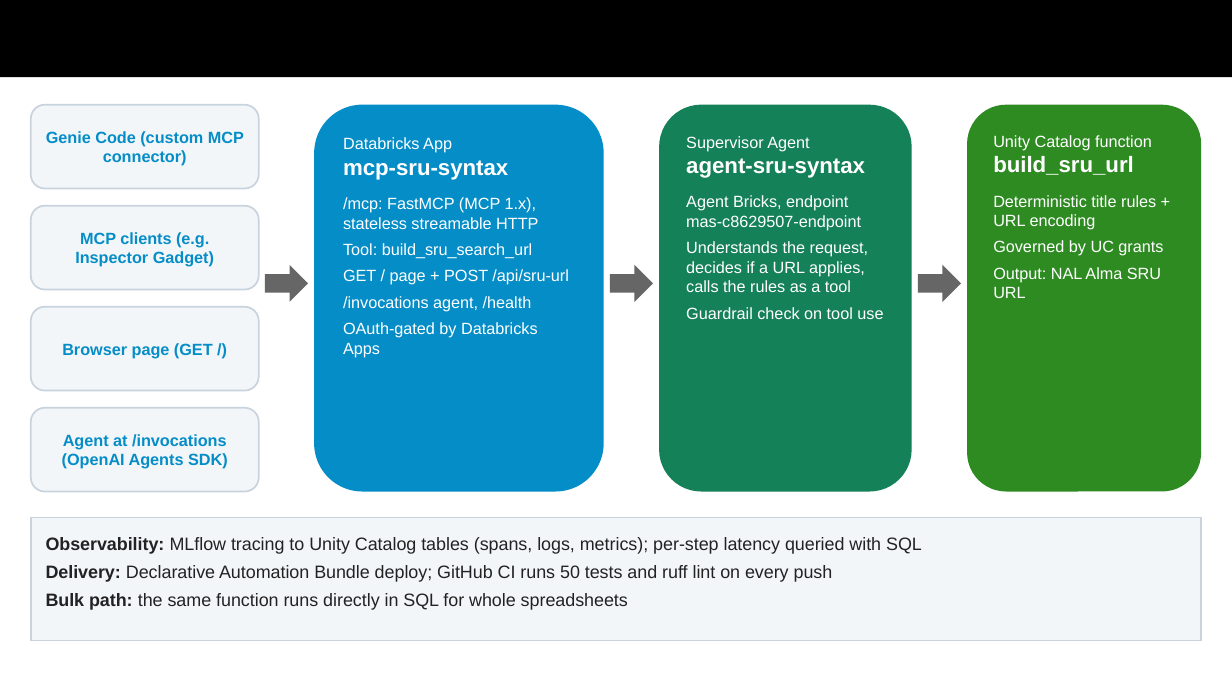
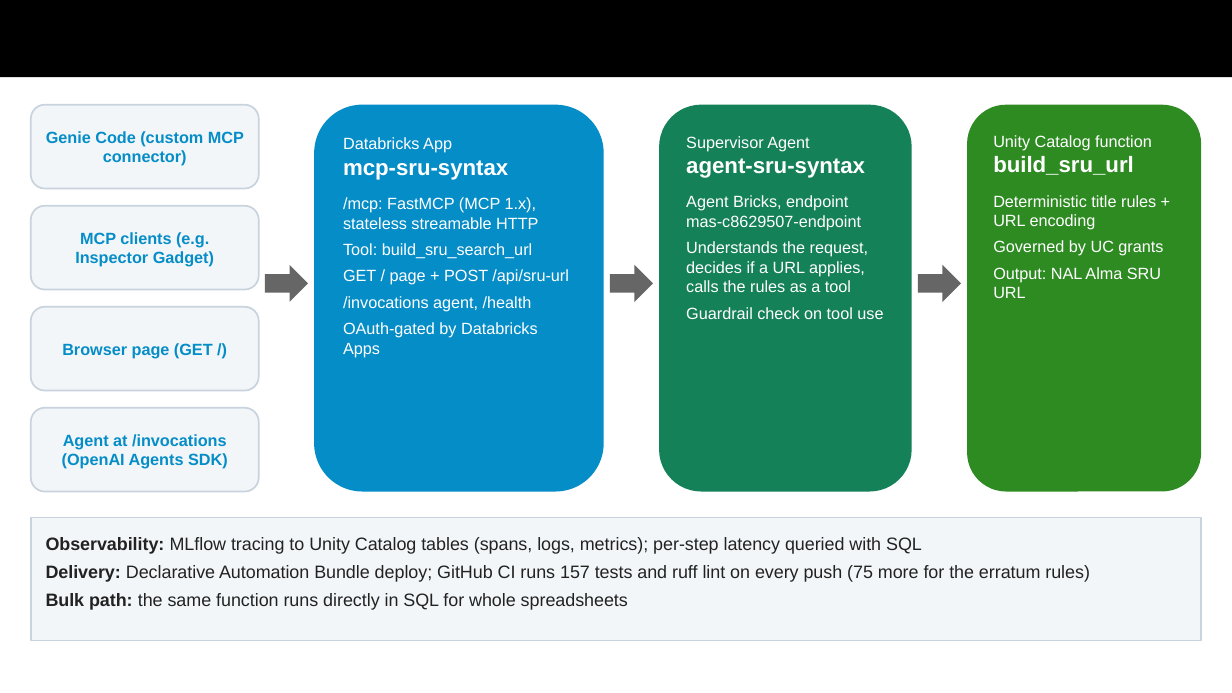
Before and after one commit to AmandaZXu-USDA/mcp-hackathon-demo-sru, a slide deck: slide 5 of submission/GSA-MCP-Hackathon-mcp-sru-syntax.pptx (slide 4 before the commit). Drawn at 1232x693 pixels with LibreOffice and Linux fonts; fonts in the diff are those of the drawing. Boxes give left, top, right and bottom in pixels: in the first picture for what was removed or moved away, otherwise in the second. Text is boxed around its words. In the diff, an @@ line names an element or a change of style, - is before the commit and + after.

Commit message:
Presentation refined to the judging criteria: 20 slides with a criteria map, code organization and agent-goal tool design slides, eight-layer evaluation setup, current numbers (157 + 75 tests, 142/142, 41/41) and the two-app Playground demo

```diff
--- a/submission/GSA-MCP-Hackathon-mcp-sru-syntax.pptx
+++ b/submission/GSA-MCP-Hackathon-mcp-sru-syntax.pptx
@@ text in rectangle at [46,565,1090,582]: text changed @@
-Delivery: Declarative Automation Bundle deploy; GitHub CI runs 50 tests and ruff lint on every push
+Delivery: Declarative Automation Bundle deploy; GitHub CI runs 157 tests and ruff lint on every push (75 more for the erratum rules)
```
Also in this commit, not shown: 6 other slides changed, 3 slides added, 1 other file.
